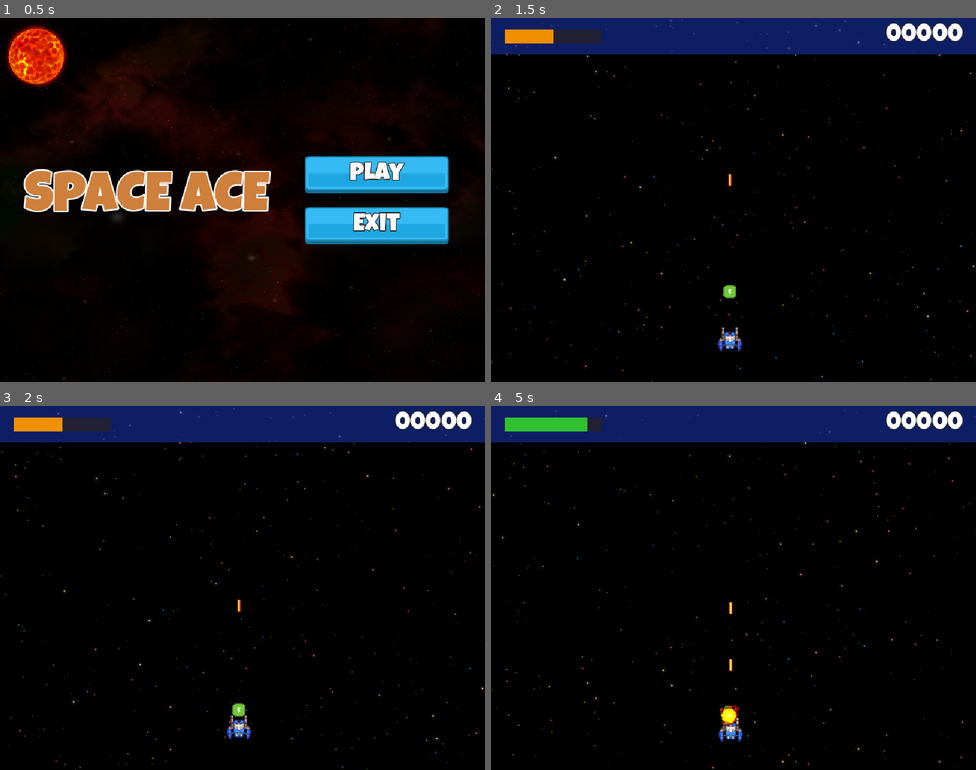
Above: before the commit, frames 1-4 (two rows, left to right).
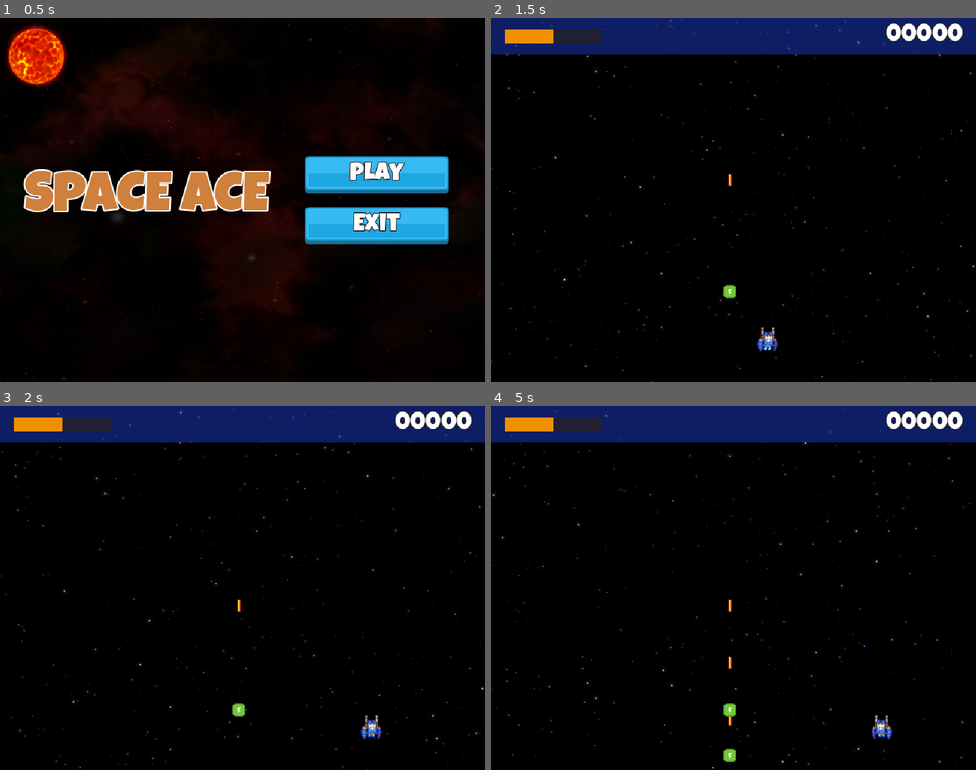
Above: after the commit, the same moments.

Repository: KaNywTipm/Final_Project_SpaceAce
Game: Godot game, scene res://Scenes/Main/Main.tscn
The game is run twice, just before and just after one commit, with the same random seed, the same clock (stepped at 60 frames per second) and the same inputs.
Inputs:
- Up to frame 1 (0.5 s): no input
- Up to frame 2 (1.5 s): click "Play" at 0.5 s; hold D (right, bound only after the commit) from 1.28 s (still down); tap T (test) at 1.35 s
- Up to frame 3 (2 s): keep holding D (right, bound only after the commit)
- Up to frame 4 (5 s): release D (right, bound only after the commit) at 2.03 s; hold S (down, bound only after the commit) 2.03-2.78 s; tap T (test) every 0.75 s from 2.1 to 4.35 s; hold D (right, bound only after the commit) 2.78-3.53 s; hold W (up, bound only after the commit) 3.53-4.28 s; hold A (left, bound only after the commit) from 4.28 s (still down)

Frame 1 is identical in both runs. In frame 2, 0.4% of the frame differs, in the area x 46-60%, y 85-92%; in frame 3, 0.4%; in frame 4, 1.4%, in the area x 2-83%, y 3-98%.

Commit message:
Player movement

Diff:
--- a/Scenes/Player/Player.gd
+++ b/Scenes/Player/Player.gd
@@ -8,10 +8,12 @@
 
 
 @export var health_boost: int = 25
+@export var speed: float = 250.0
 
 
 @onready var sprite_2d: Sprite2D = $Sprite2D
 @onready var shield: Shield = $Shield
+@onready var animation_player: AnimationPlayer = $AnimationPlayer
 
 
 # Called when the node enters the scene tree for the first time.
@@ -25,7 +27,25 @@
 
 # Called every frame. 'delta' is the elapsed time since the previous frame.
 func _process(delta: float) -> void:
-	pass
+	var input = get_input()
+	global_position += input * delta * speed
+
+
+func get_input() -> Vector2:
+
+	var v = Vector2(
+		Input.get_axis("left", "right"),
+		Input.get_axis("up", "down")
+		)
+
+	if v.x != 0:
+		animation_player.play("turn")
+		sprite_2d.flip_h = true if v.x > 0 else false
+	else:
+		animation_player.play("fly")
+
+	return v.normalized()
+
 
 
 func _on_area_entered(area: Area2D) -> void:
--- a/Scenes/Player/Player.tscn
+++ b/Scenes/Player/Player.tscn
@@ -6,6 +6,64 @@
 
 [sub_resource type="CircleShape2D" id="CircleShape2D_ude3g"]
 radius = 12.0
+
+[sub_resource type="Animation" id="Animation_h54ih"]
+resource_name = "fly"
+length = 0.2
+loop_mode = 1
+step = 0.1
+tracks/0/type = "value"
+tracks/0/imported = false
+tracks/0/enabled = true
+tracks/0/path = NodePath("Sprite2D:frame")
+tracks/0/interp = 1
+tracks/0/loop_wrap = true
+tracks/0/keys = {
+"times": PackedFloat32Array(0, 0.1),
+"transitions": PackedFloat32Array(1, 1),
+"update": 1,
+"values": [0, 1]
+}
+
+[sub_resource type="Animation" id="Animation_ude3g"]
+length = 0.001
+tracks/0/type = "value"
+tracks/0/imported = false
+tracks/0/enabled = true
+tracks/0/path = NodePath("Sprite2D:frame")
+tracks/0/interp = 1
+tracks/0/loop_wrap = true
+tracks/0/keys = {
+"times": PackedFloat32Array(0),
+"transitions": PackedFloat32Array(1),
+"update": 1,
+"values": [1]
+}
+
+[sub_resource type="Animation" id="Animation_jmcll"]
+resource_name = "turn"
+length = 0.2
+loop_mode = 1
+step = 0.1
+tracks/0/type = "value"
+tracks/0/imported = false
+tracks/0/enabled = true
+tracks/0/path = NodePath("Sprite2D:frame")
+tracks/0/interp = 1
+tracks/0/loop_wrap = true
+tracks/0/keys = {
+"times": PackedFloat32Array(0, 0.1),
+"transitions": PackedFloat32Array(1, 1),
+"update": 1,
+"values": [2, 3]
+}
+
+[sub_resource type="AnimationLibrary" id="AnimationLibrary_jmcll"]
+_data = {
+&"RESET": SubResource("Animation_ude3g"),
+&"fly": SubResource("Animation_h54ih"),
+&"turn": SubResource("Animation_jmcll")
+}
 
 [node name="Player" type="Area2D"]
 collision_mask = 28
@@ -15,10 +73,17 @@
 z_index = 1
 texture = ExtResource("2_ft8w5")
 hframes = 4
+frame = 1
 
 [node name="CollisionShape2D" type="CollisionShape2D" parent="."]
 shape = SubResource("CircleShape2D_ude3g")
 
 [node name="Shield" parent="." instance=ExtResource("3_h54ih")]
 
+[node name="AnimationPlayer" type="AnimationPlayer" parent="."]
+libraries = {
+&"": SubResource("AnimationLibrary_jmcll")
+}
+autoplay = "fly"
+
 [connection signal="area_entered" from="." to="." method="_on_area_entered"]
--- a/project.godot
+++ b/project.godot
@@ -39,27 +39,33 @@
 
 up={
 "deadzone": 0.2,
-"events": []
+"events": [Object(InputEventKey,"resource_local_to_scene":false,"resource_name":"","device":0,"window_id":0,"alt_pressed":false,"shift_pressed":false,"ctrl_pressed":false,"meta_pressed":false,"pressed":false,"keycode":0,"physical_keycode":87,"key_label":0,"unicode":0,"location":0,"echo":false,"script":null)
+]
 }
 down={
 "deadzone": 0.2,
-"events": []
+"events": [Object(InputEventKey,"resource_local_to_scene":false,"resource_name":"","device":0,"window_id":0,"alt_pressed":false,"shift_pressed":false,"ctrl_pressed":false,"meta_pressed":false,"pressed":false,"keycode":0,"physical_keycode":83,"key_label":0,"unicode":0,"location":0,"echo":false,"script":null)
+]
 }
 left={
 "deadzone": 0.2,
-"events": []
+"events": [Object(InputEventKey,"resource_local_to_scene":false,"resource_name":"","device":0,"window_id":0,"alt_pressed":false,"shift_pressed":false,"ctrl_pressed":false,"meta_pressed":false,"pressed":false,"keycode":0,"physical_keycode":65,"key_label":0,"unicode":0,"location":0,"echo":false,"script":null)
+]
 }
 right={
 "deadzone": 0.2,
-"events": []
+"events": [Object(InputEventKey,"resource_local_to_scene":false,"resource_name":"","device":0,"window_id":0,"alt_pressed":false,"shift_pressed":false,"ctrl_pressed":false,"meta_pressed":false,"pressed":false,"keycode":0,"physical_keycode":68,"key_label":0,"unicode":0,"location":0,"echo":false,"script":null)
+]
 }
 shoot={
 "deadzone": 0.2,
-"events": []
+"events": [Object(InputEventKey,"resource_local_to_scene":false,"resource_name":"","device":0,"window_id":0,"alt_pressed":false,"shift_pressed":false,"ctrl_pressed":false,"meta_pressed":false,"pressed":false,"keycode":0,"physical_keycode":32,"key_label":0,"unicode":0,"location":0,"echo":false,"script":null)
+]
 }
 exit={
 "deadzone": 0.2,
-"events": []
+"events": [Object(InputEventKey,"resource_local_to_scene":false,"resource_name":"","device":0,"window_id":0,"alt_pressed":false,"shift_pressed":false,"ctrl_pressed":false,"meta_pressed":false,"pressed":false,"keycode":0,"physical_keycode":4194305,"key_label":0,"unicode":0,"location":0,"echo":false,"script":null)
+]
 }
 test={
 "deadzone": 0.2,
Not shown: 1 places in Scenes/Player/Player.tscn that only renumber resources
